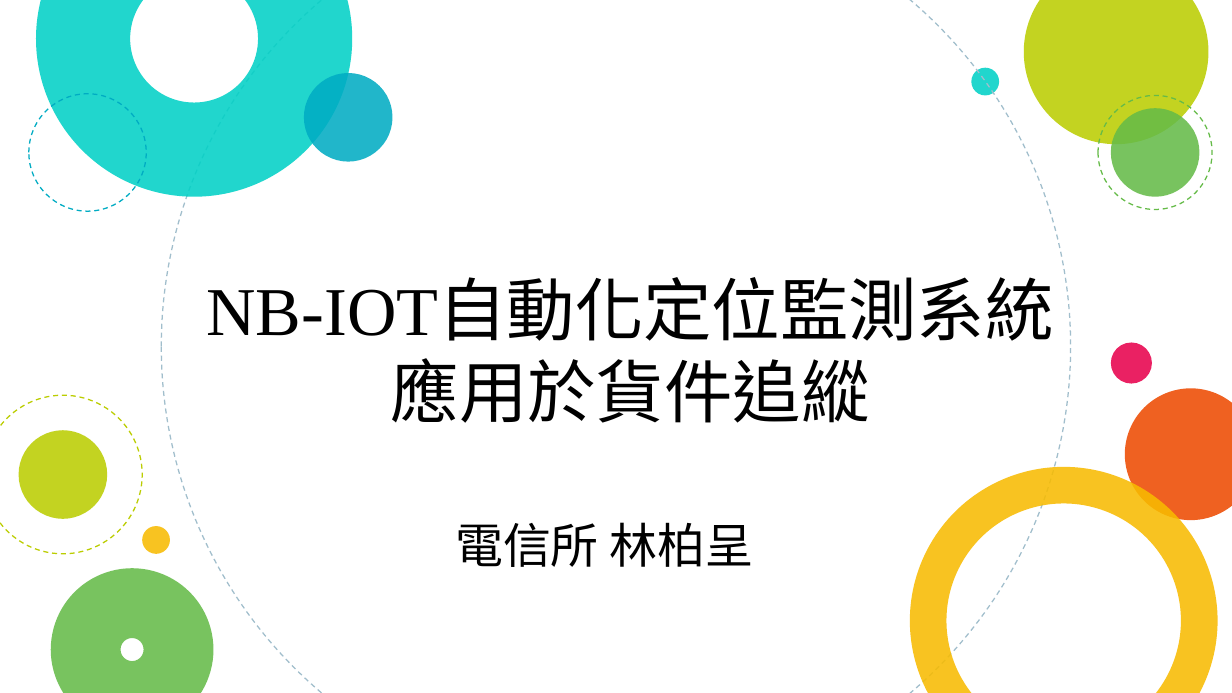
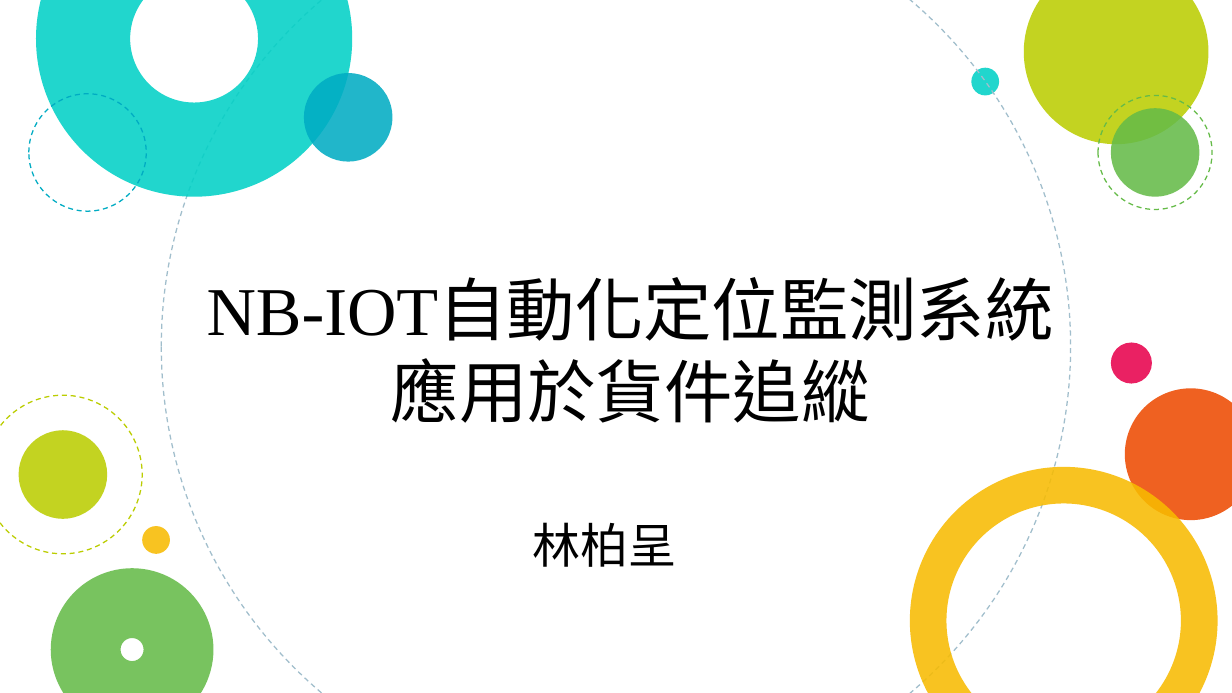
Before and after one commit to frank555076/CSXFinalPpt, a slide deck: slide 1 of lora mongodb final presentation.pptx. Drawn at 1232x693 pixels with LibreOffice and Linux fonts; fonts in the diff are those of the drawing. Boxes give left, top, right and bottom in pixels: in the first picture for what was removed or moved away, otherwise in the second. Text is boxed around its words. In the diff, an @@ line names an element or a change of style, - is before the commit and + after.

Commit message:
V5

```diff
--- a/lora mongodb final presentation.pptx
+++ b/lora mongodb final presentation.pptx
@@ text at box(532, 522, 676, 567): text changed @@
-電信所 林柏呈
+林柏呈
```
